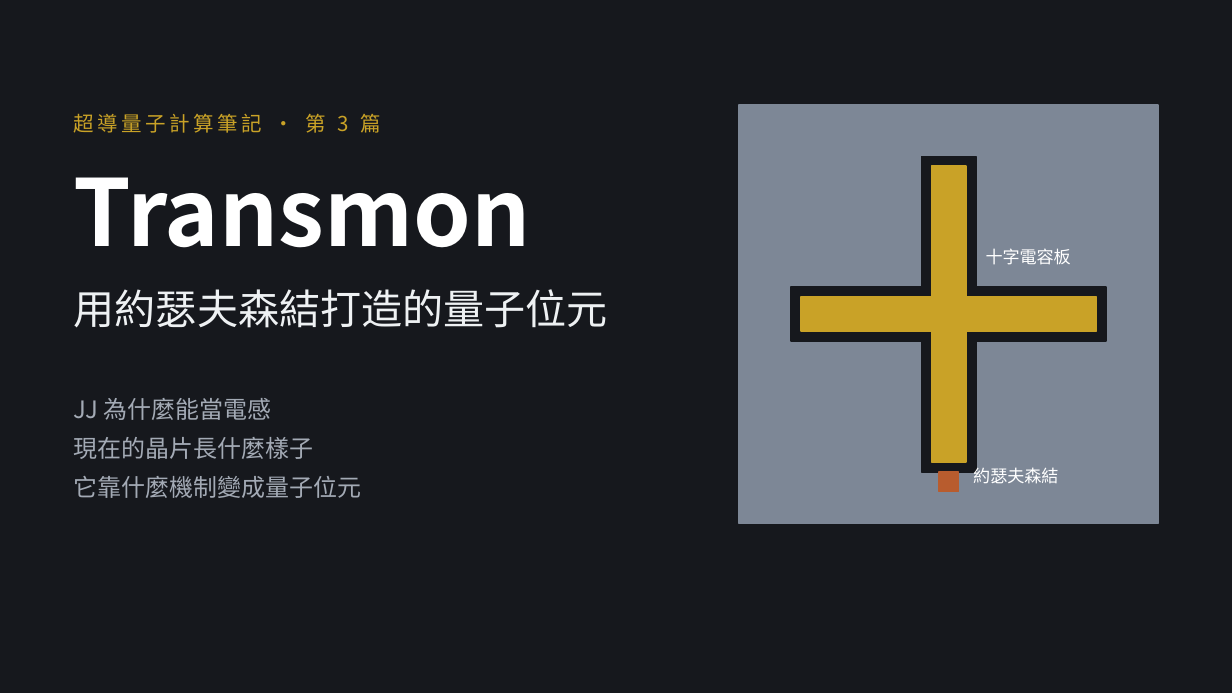
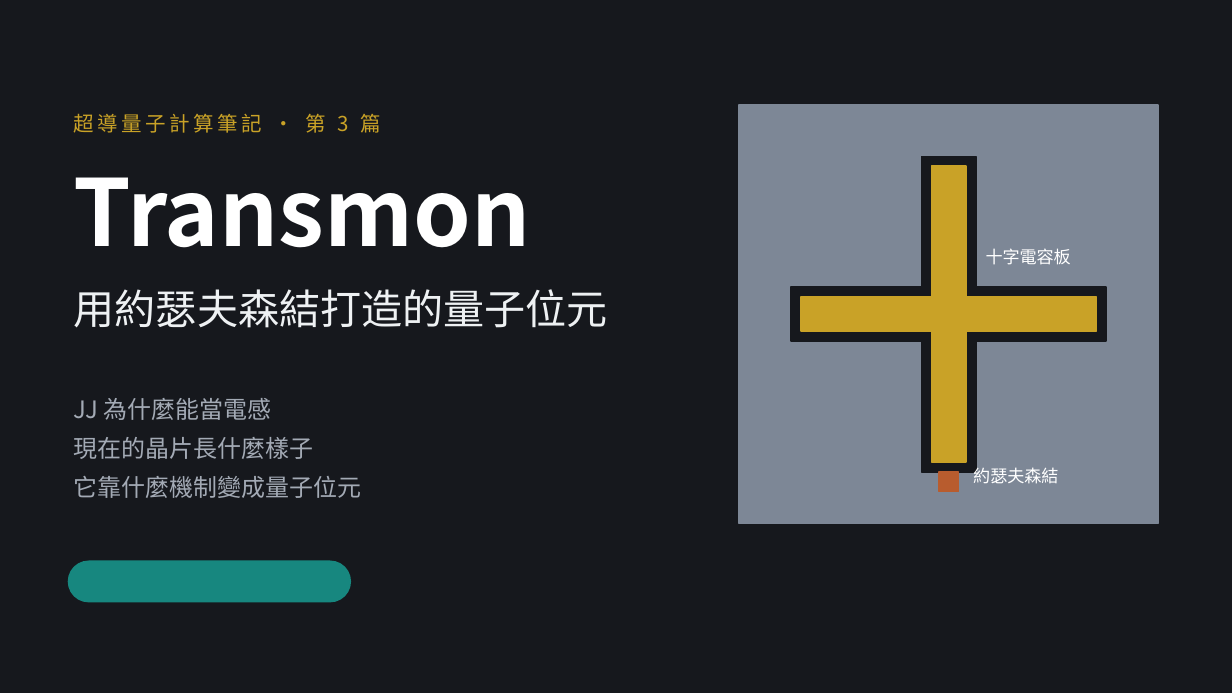
Before and after one commit to pcpcchen-coder/QuantumComputing, a slide deck: slide 1 of slides/transmon.pptx. Drawn at 1232x693 pixels with LibreOffice and Linux fonts; fonts in the diff are those of the drawing. Boxes give left, top, right and bottom in pixels: in the first picture for what was removed or moved away, otherwise in the second. Text is boxed around its words. In the diff, an @@ line names an element or a change of style, - is before the commit and + after.

```diff
--- a/slides/transmon.pptx
+++ b/slides/transmon.pptx
@@ rounded rectangle added at (68,561,351,602), fill #17877F @@
```
Also in this commit, not shown: 12 other slides changed, 6 slides added, 18 other files.
